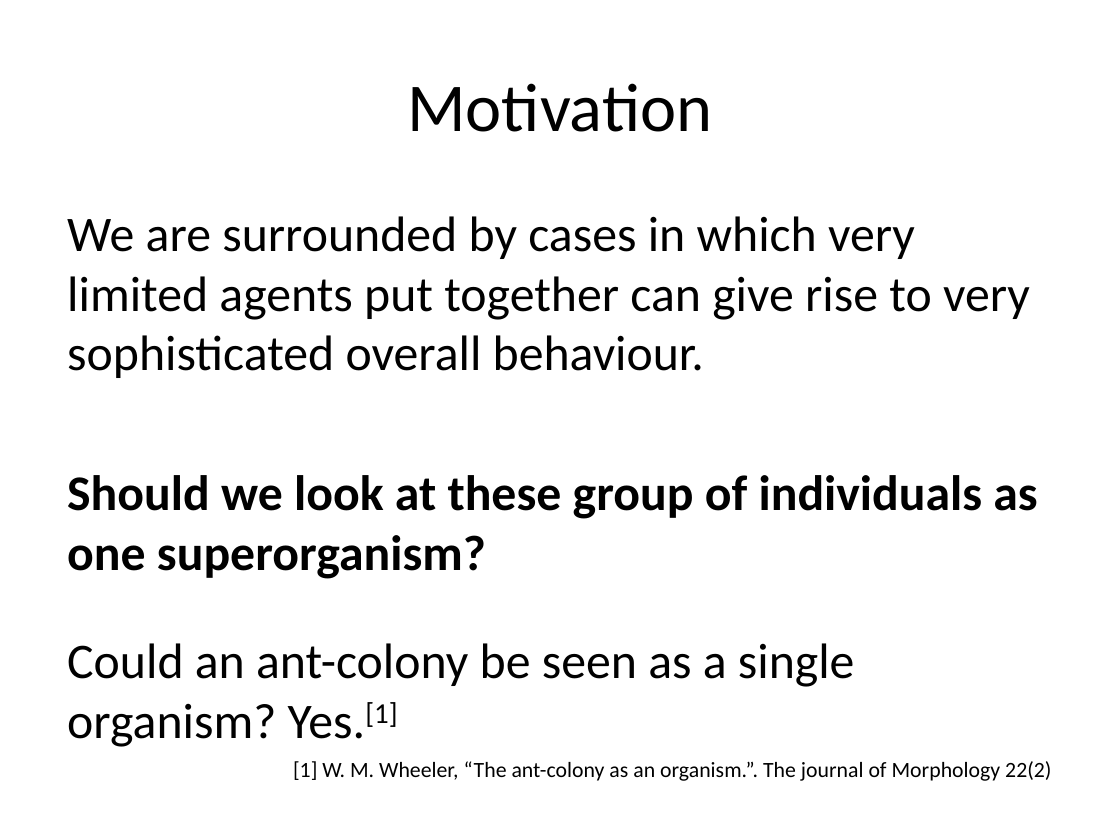
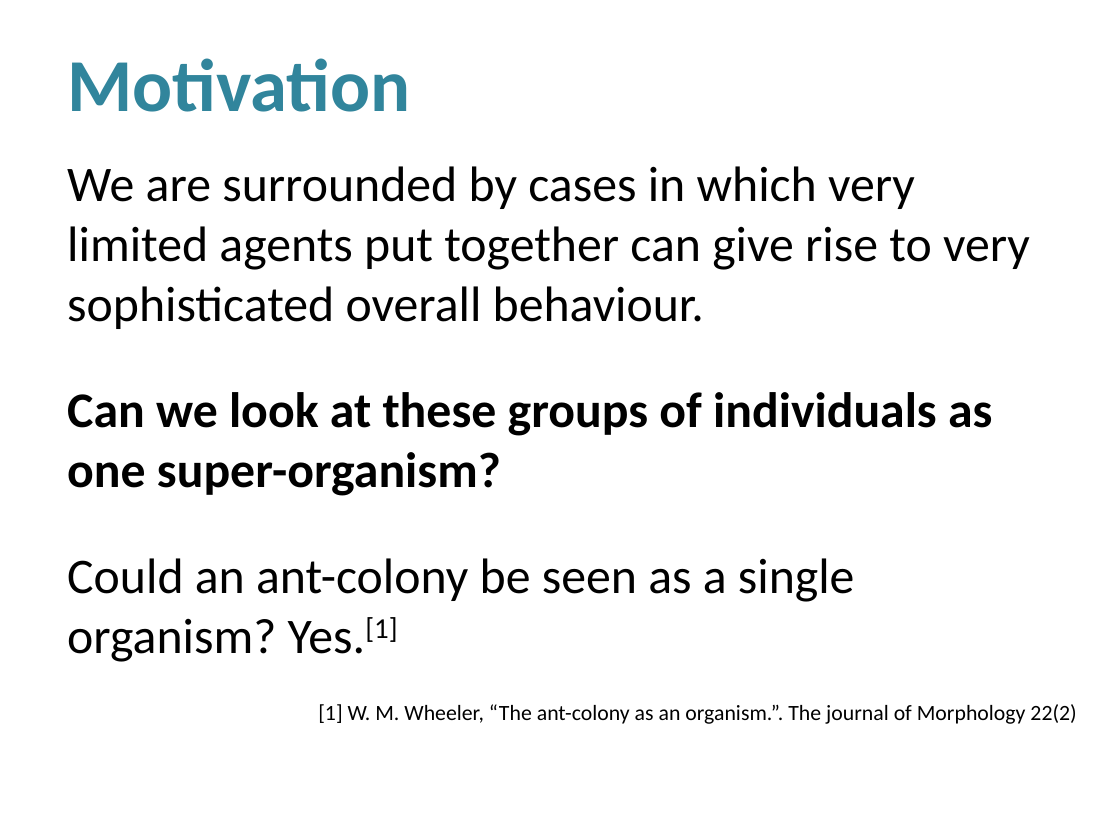
Before and after one commit to luiz-filipe/msc-project, a slide deck: slide 3 of presentation-june/Presentation.pptx. Drawn at 1120x840 pixels with LibreOffice and Linux fonts; fonts in the diff are those of the drawing; background and template pictures are left out. Boxes give left, top, right and bottom in pixels: in the first picture for what was removed or moved away, otherwise in the second. Text is boxed around its words. In the diff, an @@ line names an element or a change of style, - is before the commit and + after.

Commit message:
AgentType decoupled from Task, Presentation updated with UML class diagram, UML model added. Fixed issue with Agent and Node initialisation.

```diff
--- a/presentation-june/Presentation.pptx
+++ b/presentation-june/Presentation.pptx
@@ title "Motivation" at bbox=[67, 58, 410, 112]: size 44 to 48 pt, text colour #000000 to #31859C, bold on; alignment centre to left @@
@@ text "We are surrounded by cases ...": place and size @@
-text "We are surrounded by cases ..." at bbox=[67, 216, 1037, 747]
+text "We are surrounded by cases ..." at bbox=[67, 166, 1030, 662]
@@ text at bbox=[67, 166, 1030, 662]: more space between paragraphs @@
@@ text at bbox=[67, 392, 992, 496]: text changed @@
-Should we look at these group of individuals as one superorganism?
+Can we look at these groups of individuals as one super-organism?
@@ text "[1] W. M. Wheeler, “The ...": place and size @@
-text "[1] W. M. Wheeler, “The ..." at bbox=[293, 761, 1051, 781]
+text "[1] W. M. Wheeler, “The ..." at bbox=[318, 704, 1076, 724]
```
Also in this commit, not shown: 8 other slides changed, 4 slides added, 5 slides removed, 13 other files.
